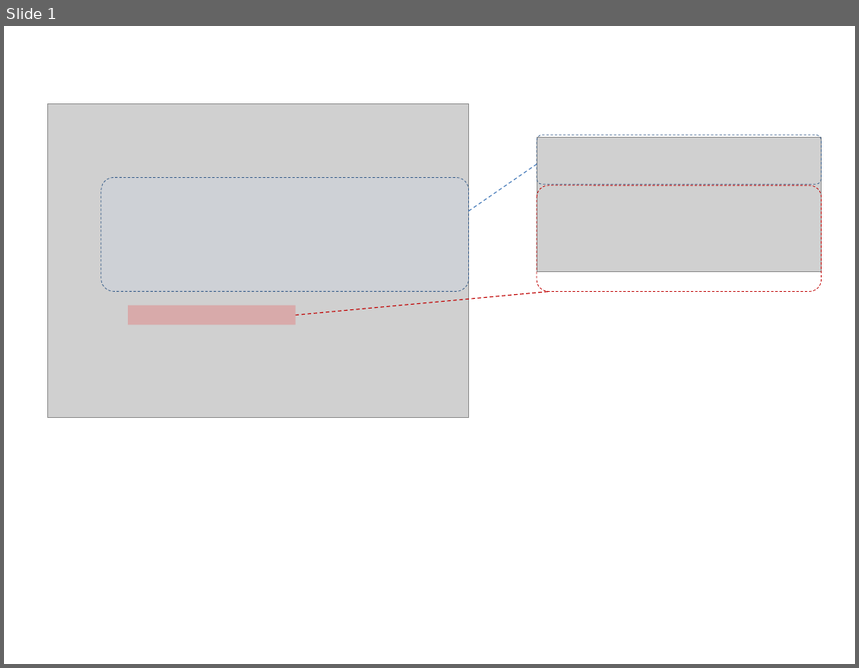
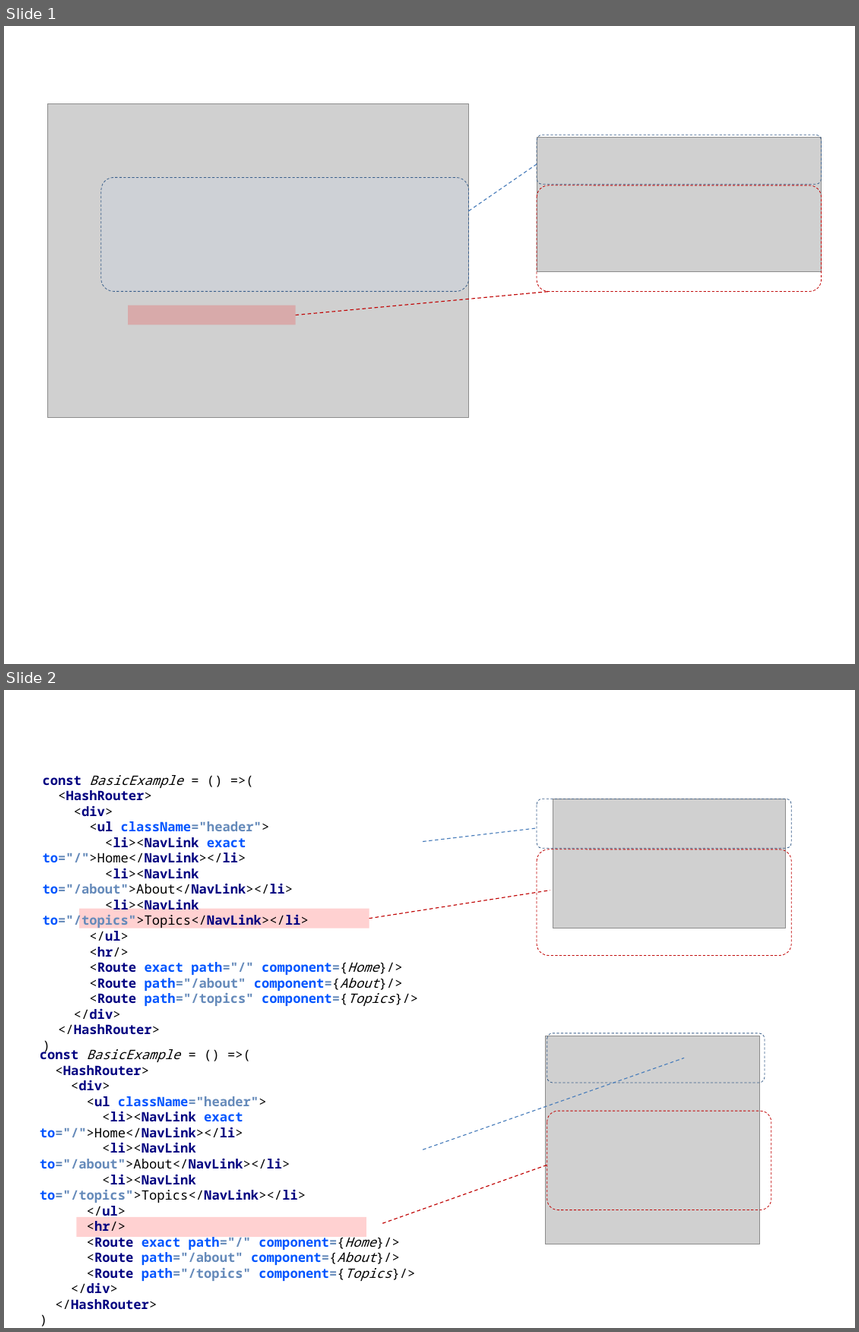
Before and after one commit to Lars-m/SlidesJsSEM-3, a slide deck: public/reactRouting/routing.pptx. Shown one above the other, each under a label of ours: slide 1 before the commit, slides 1 and 2 after it. The pictures are 859x668 and 859x1332 pixels, drawn with LibreOffice and Linux fonts; fonts in the diff are those of the drawing; grey boxes stand for pictures. Boxes give left, top, right and bottom in pixels: in the first picture for what was removed or moved away, otherwise in the second. Text is boxed around its words. In the diff, an @@ line names an element or a change of style, - is before the commit and + after.

```diff
--- a/public/reactRouting/routing.pptx
+++ b/public/reactRouting/routing.pptx
@@ slide 2 added at (4,690,855,1328), background #FFFFFF @@
@@ text added at (43,775,395,1019), 11 pt, text #000000, bold @@
+const BasicExample = () =>(
+<HashRouter>
+<div>
+<ul className="header">
+<li><NavLink exact to="/">Home</NavLink></li>
+<li><NavLink to="/about">About</NavLink></li>
+<li><NavLink to="/topics">Topics</NavLink></li>
+</ul>
+<hr/>
+<Route exact path="/" component={Home}/>
+<Route path="/about" component={About}/>
+<Route path="/topics" component={Topics}/>
+</div>
+</HashRouter>
+)
@@ rounded rectangle added at (537,799,791,848), outline #3A5F8C 0.5 pt dashed @@
@@ picture added at (553,799,785,929) @@
@@ line added from (423, 841) to (537, 828), #4B7EBC 0.75 pt dashed @@
@@ rounded rectangle added at (537,849,791,955), outline #C00000 0.5 pt dashed @@
@@ line added from (369, 918) to (550, 890), #C00000 0.75 pt dashed @@
@@ rectangle added at (80,909,370,929), fill #FF0000 at 18% opacity @@
@@ text added at (40,1047,392,1293), 11 pt, text #000000, bold @@
+const BasicExample = () =>(
+<HashRouter>
+<div>
+<ul className="header">
+<li><NavLink exact to="/">Home</NavLink></li>
+<li><NavLink to="/about">About</NavLink></li>
+<li><NavLink to="/topics">Topics</NavLink></li>
+</ul>
+<hr/>
+<Route exact path="/" component={Home}/>
+<Route path="/about" component={About}/>
+<Route path="/topics" component={Topics}/>
+</div>
+</HashRouter>
+)
@@ picture added at (545,1037,760,1245) @@
@@ rounded rectangle added at (547,1033,765,1082), outline #3A5F8C 0.5 pt dashed @@
@@ line added from (423, 1150) to (684, 1059), #4B7EBC 0.75 pt dashed @@
@@ rounded rectangle added at (547,1111,771,1210), outline #C00000 0.5 pt dashed @@
@@ line added from (382, 1224) to (547, 1165), #C00000 0.75 pt dashed @@
@@ rectangle added at (76,1217,367,1237), fill #FF0000 at 18% opacity @@
```
Also in this commit, not shown: 2 other slides added, 1 slide removed, 4 other files.
